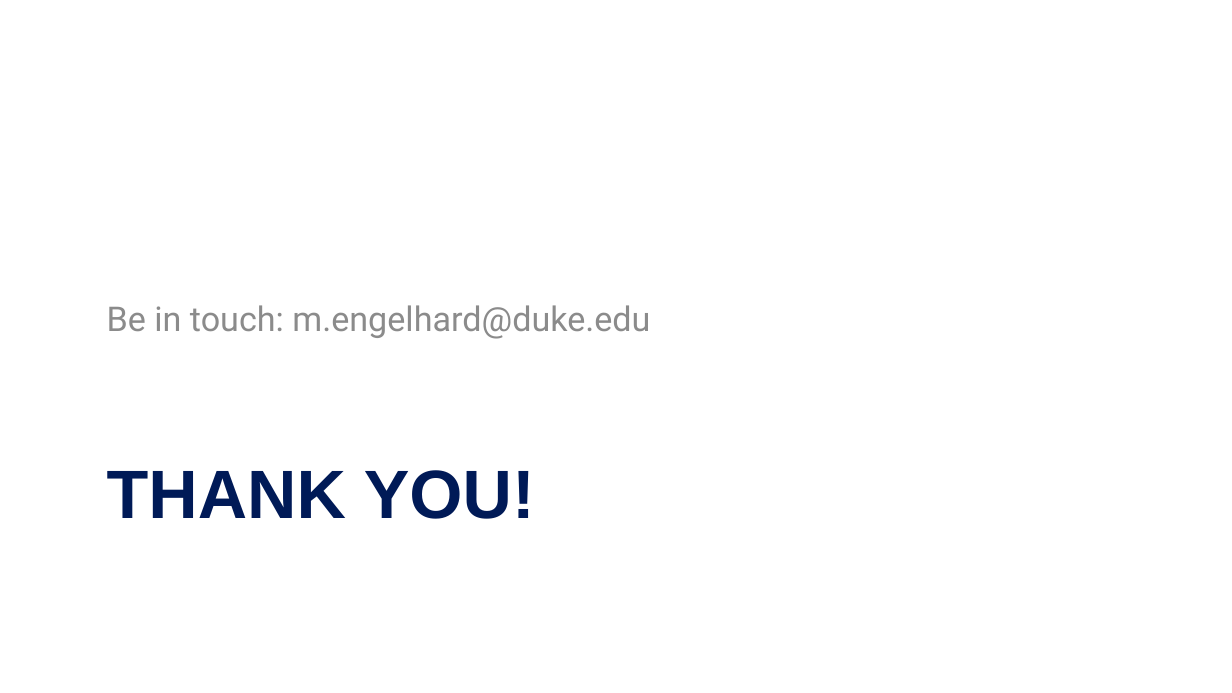
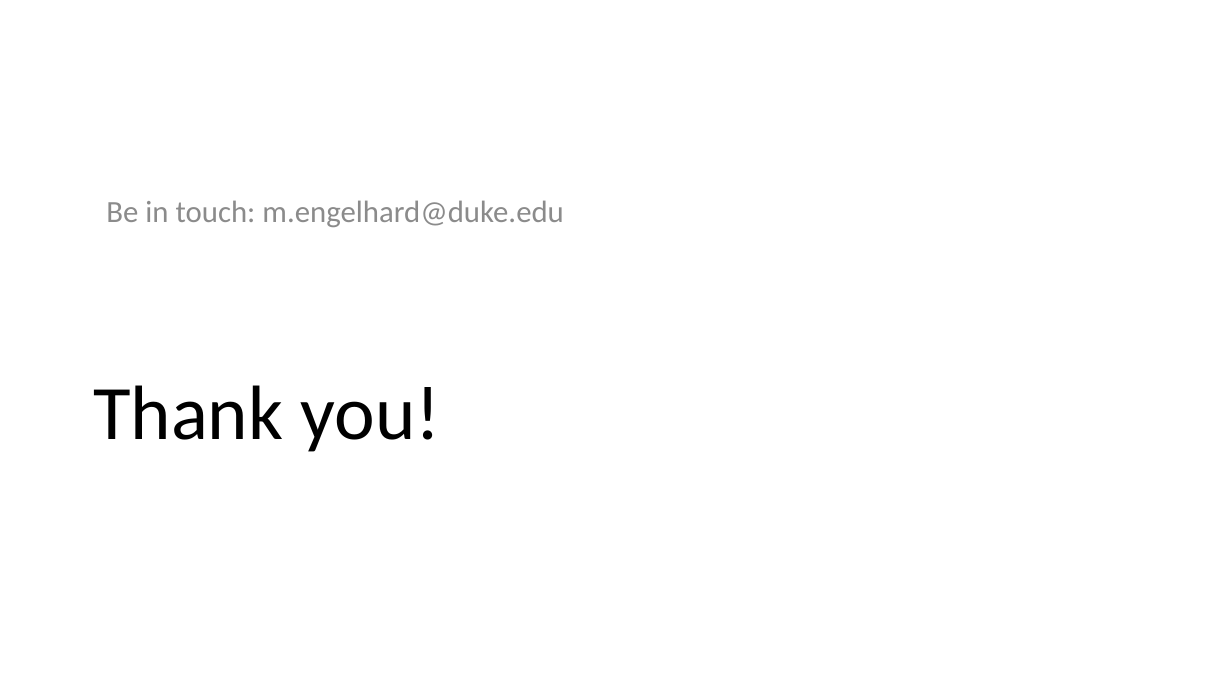
Before and after one commit to mengelhard/mmci_applied_ds, a slide deck: slide 41 of lectures/ll14.pptx. Drawn at 1232x693 pixels with LibreOffice and Linux fonts; fonts in the diff are those of the drawing; background and template pictures are left out. Boxes give left, top, right and bottom in pixels: in the first picture for what was removed or moved away, otherwise in the second. Text is boxed around its words. In the diff, an @@ line names an element or a change of style, - is before the commit and + after.

```diff
--- a/lectures/ll14.pptx
+++ b/lectures/ll14.pptx
@@ title "Thank you!" at (x1=93, y1=385, x2=441, y2=452): vertical alignment top to bottom @@
@@ text "Be in touch: m.engelhard@duke.edu" at (x1=106, y1=200, x2=563, y2=227): size 26.7 to 24 pt, font Roboto to Calibri; line spacing 1 to 0.9; more space between paragraphs; vertical alignment bottom to top @@
@@ title at (x1=93, y1=385, x2=441, y2=452): text changed; size 53.3 to 60 pt; font Arial to Calibri; text colour #001A57 to #000000; bold off @@
-THANK YOU!
+Thank you!
```
Also in this commit, not shown: 40 other slides changed, 4 other files.
